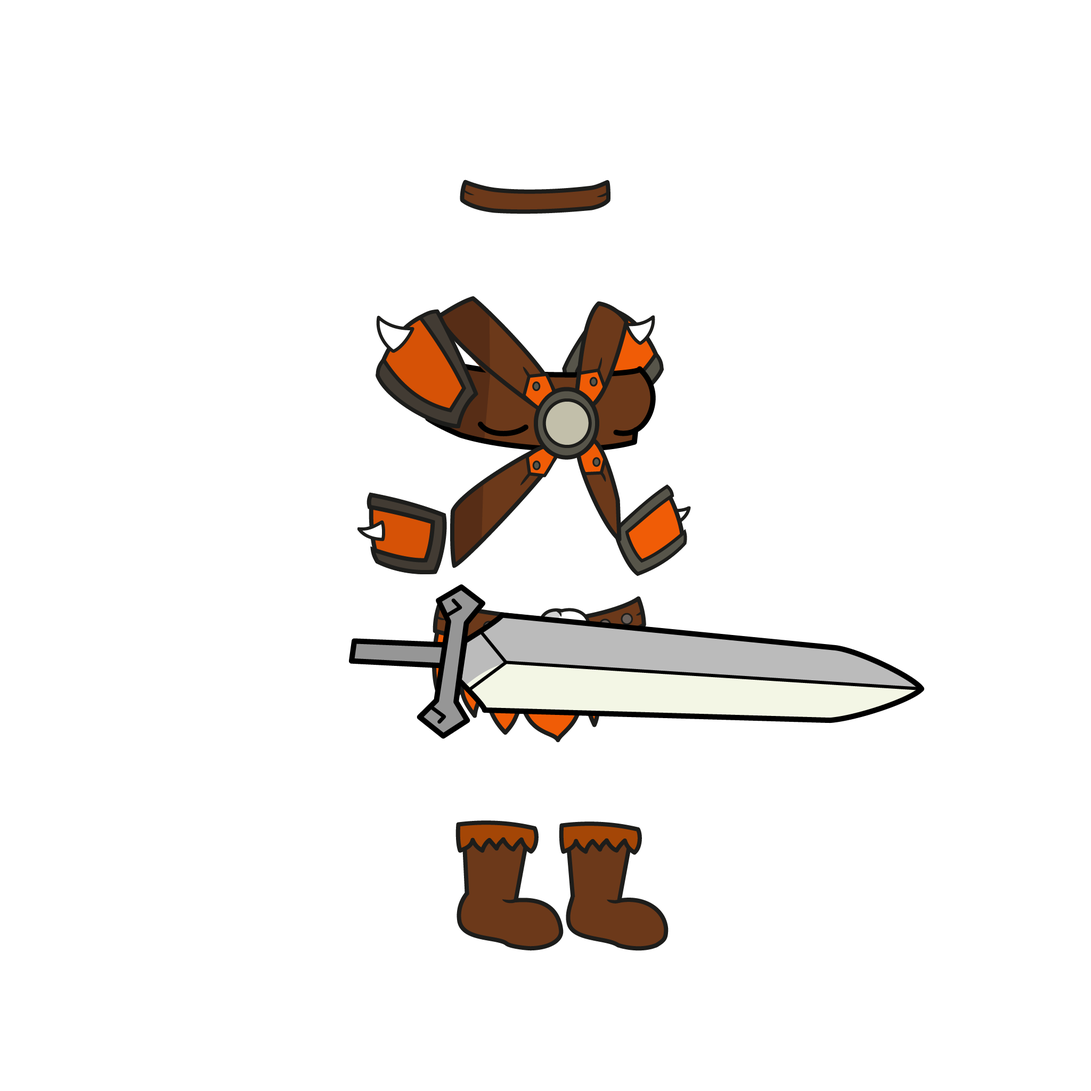
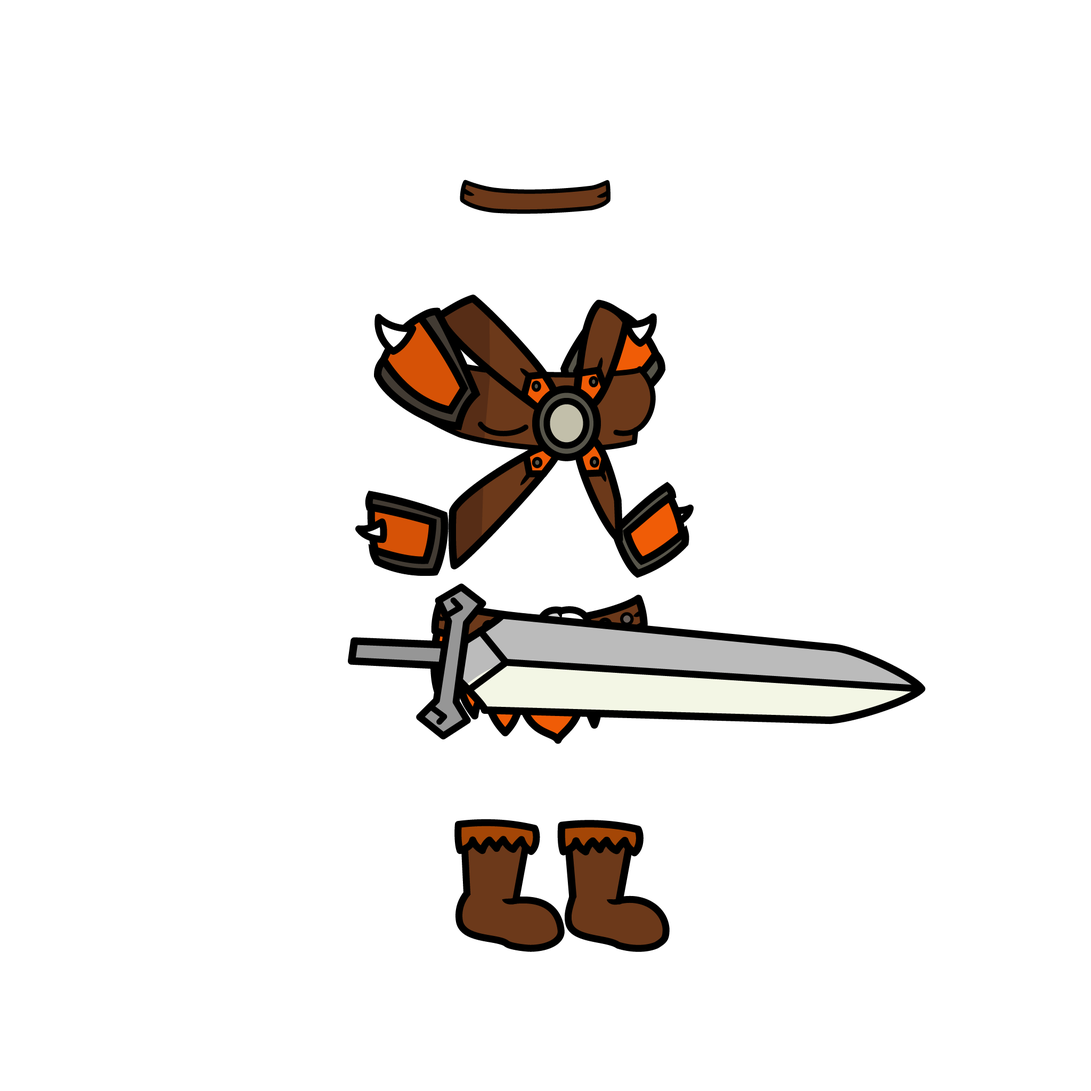
Layer changes from the first 1091 x 1091 image to the second:
painted on "C1 Arm_L" over [355, 490, 449, 577]
painted on "C1 Shoulder_L" over [374, 307, 481, 431]
painted on "Weapon" over [348, 583, 926, 740]
painted on "Helmet" over [459, 179, 611, 215]
painted on "Chest" over [435, 294, 631, 570]
painted on "Pelvis" over [430, 594, 652, 745]
painted on "P1 Calf_L" over [454, 819, 541, 905]
painted on "P1 Foot_L" over [455, 880, 565, 953]
painted on "P1 Calf_R" over [557, 820, 644, 906]
painted on "P1 Foot_R" over [564, 887, 670, 953]
painted on "C1 Arm_R" over [611, 481, 694, 579]
painted on "C1 Shoulder_R" over [560, 303, 667, 431]
